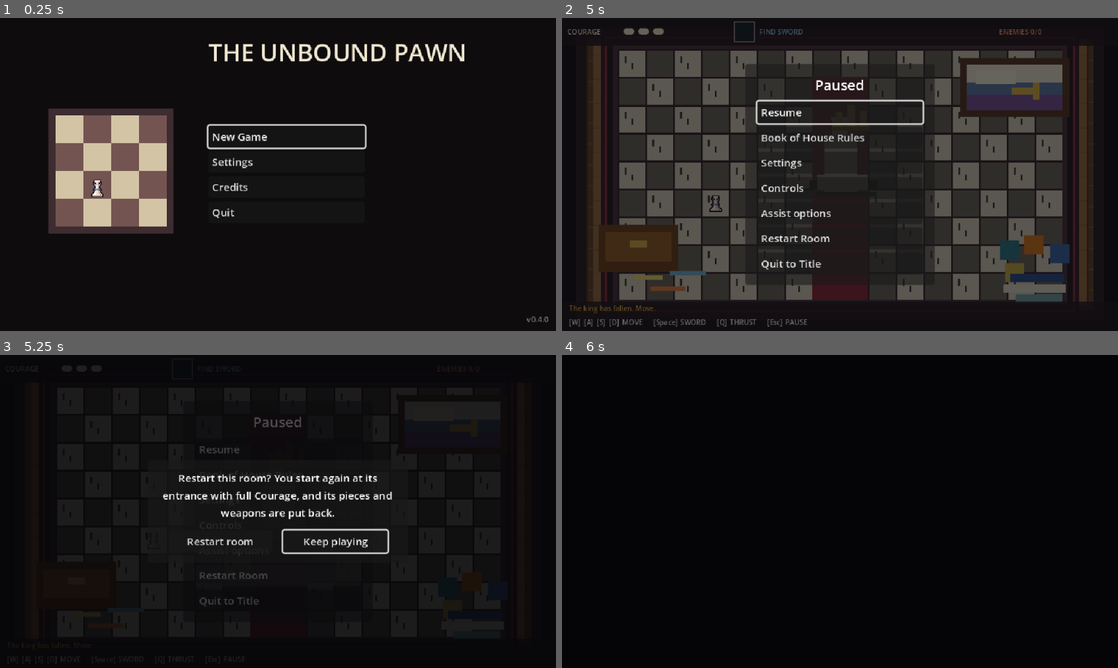
Above: before the commit, frames 1-4 (two rows, left to right).
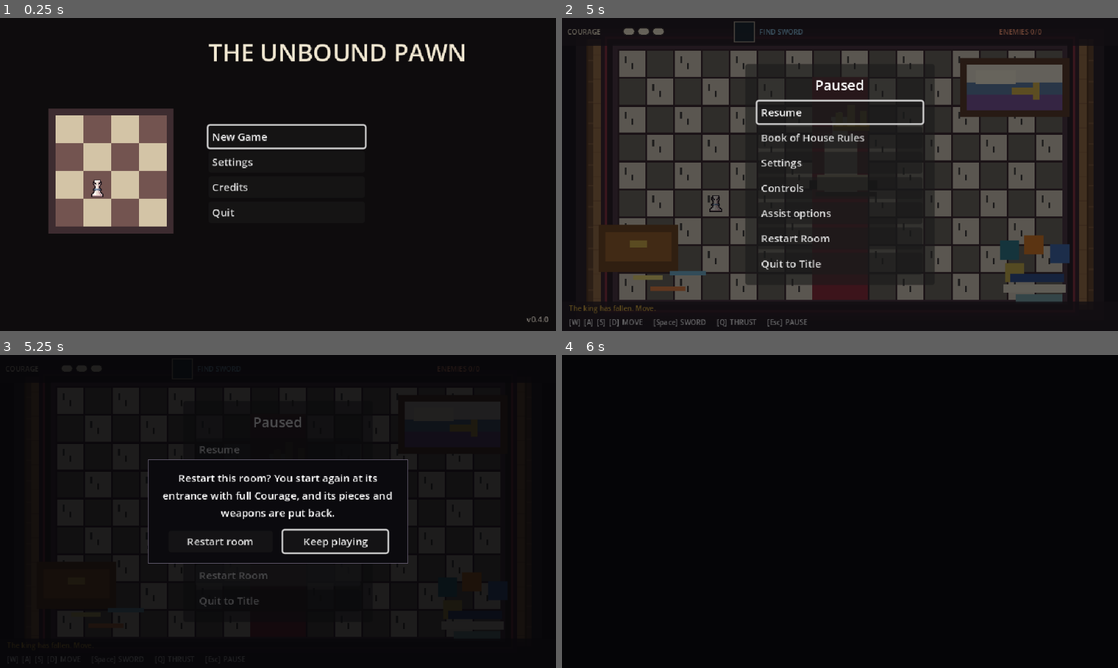
Above: after the commit, the same moments.

Repository: ThachCoder2k2/2d-hess-game-rpg
Game: Godot game, scene res://shell/app_root.tscn
Same seed, same stepped clock (60 frames per second), same inputs: the game is played once before the commit and once after it.
Inputs (mouse positions are in pixels of both pictures, inside the frame that each line leads up to):
- Up to frame 1 (0.25 s): no input
- Up to frame 2 (5 s): click "New Game" at 0.5 s; tap Enter (ui_accept) at 1.25, 1.52, 1.82, 2.75, 4.52, 4.82 s; move the mouse to (962, 158) at 1.27 s; hold D (move_right) 1.28-2 s; tap Space (attack) at 1.35 s; click (962, 158) at 1.42 s; drag from (728, 190) to (812, 237) at 2.02 s; move the mouse to (895, 105) at 2.77 s; hold D (move_right) 2.78-3.5 s; tap Ctrl (focus) at 2.85 s; drag from (812, 237) to (673, 127) at 3.52 s; move the mouse to (1006, 221) at 4.27 s; hold A (move_left) from 4.28 s (still down); tap G (guard) at 4.35 s; tap Escape (pause) at 4.9 s
- Up to frame 3 (5.25 s): release A (move_left) at 5 s; click "Restart Room" at 5 s
- Up to frame 4 (6 s): click "Restart room" at 5.75 s

Frames 1-2 are identical in both runs. In frame 3, 0.4% of the frame differs, in the area x 26-74%, y 33-67%; in frame 4, nothing differs.

Commit message:
The panels laid over another menu are opaque, and the Settings rows start at one x
With High-contrast menus off, the Settings and Controls panels and the questions were the engine's see-through panel,
so the menu under them (the title, "Book of House Rules") ghosted through their rows. They are now a theme type
variation, OverMenuPanel, with an opaque near-black box; the pause menu keeps its see-through panel over the
game, where that is what it is for. High-contrast menus replaces the OverMenuPanel box with its outlined one and
gives the owner's entry back when it is turned off.

The names of the sliders and drop-downs started 6 px left of the text of the switches (a Label sits flush left, a
CheckButton keeps the margin of its box); the names are indented by that margin, read from the theme.

Co-Authored-By: Claude Sonnet 5.5 <noreply@anthropic.com>

Diff:
--- a/content/ui/theme/theme.tres
+++ b/content/ui/theme/theme.tres
@@ -1,6 +1,14 @@
-[gd_resource type="Theme" script_class="UiTheme" load_steps=2 format=3 uid="uid://cjtmiconkaup4"]
+[gd_resource type="Theme" script_class="UiTheme" load_steps=3 format=3 uid="uid://cjtmiconkaup4"]
 
 [ext_resource type="Script" uid="uid://bduf32ithiuhj" path="res://schema/ui/ui_theme.gd" id="1"]
+
+[sub_resource type="StyleBoxFlat" id="StyleBoxFlat_over_menu"]
+bg_color = Color(0.043, 0.039, 0.055, 1)
+border_width_left = 1
+border_width_top = 1
+border_width_right = 1
+border_width_bottom = 1
+border_color = Color(0.45, 0.42, 0.5, 1)
 
 [resource]
 script = ExtResource("1")
@@ -8,3 +16,5 @@
 small_font_path = "res://assets/fonts/ui_small_pixel.ttf"
 title_font_path = "res://assets/fonts/ui_title_pixel.ttf"
 child_hand_font_path = "res://assets/fonts/child_hand.ttf"
+OverMenuPanel/base_type = &"PanelContainer"
+OverMenuPanel/styles/panel = SubResource("StyleBoxFlat_over_menu")
--- a/presentation/ui/controls/controls_panel.tscn
+++ b/presentation/ui/controls/controls_panel.tscn
@@ -34,6 +34,7 @@
 mouse_filter = 2
 
 [node name="Panel" type="PanelContainer" parent="Center"]
+theme_type_variation = &"OverMenuPanel"
 layout_mode = 2
 
 [node name="Margin" type="MarginContainer" parent="Center/Panel"]
--- a/presentation/ui/menu/confirm_panel.tscn
+++ b/presentation/ui/menu/confirm_panel.tscn
@@ -33,6 +33,7 @@
 mouse_filter = 2
 
 [node name="Panel" type="PanelContainer" parent="Center"]
+theme_type_variation = &"OverMenuPanel"
 custom_minimum_size = Vector2(300, 0)
 layout_mode = 2
 
--- a/presentation/ui/theme/ui_contrast.gd
+++ b/presentation/ui/theme/ui_contrast.gd
@@ -23,6 +23,7 @@
 ## theme type -> the stylebox names this class sets while it is on.
 const BOX_NAMES_BY_TYPE := {
 	&"PanelContainer": [&"panel"],
+	&"OverMenuPanel": [&"panel"],
 	&"Panel": [&"panel"],
 	&"PopupMenu": [&"panel", &"hover"],
 	&"TabContainer": [&"panel", &"tab_selected", &"tab_unselected", &"tab_hovered", &"tab_focus"],
--- a/shell/settings/settings_screen.gd
+++ b/shell/settings/settings_screen.gd
@@ -161,7 +161,7 @@
 		tabs.add_child(page)
 		tabs.set_tab_title(tabs.get_tab_count() - 1, TextService.t(GROUP_TAB_KEYS[group]))
 		if group == SettingDefinition.Group.ASSISTS:
-			page.add_child(_note_label(ASSIST_NOTE_KEY))
+			page.add_child(_indented(_note_label(ASSIST_NOTE_KEY)))
 		for definition in GameSettings.definitions_of_group(group):
 			page.add_child(_row_of(definition))
 	tabs.current_tab = clampi(page_on_show, 0, tabs.get_tab_count() - 1)
@@ -267,7 +267,7 @@
 			_control_by_key[definition.key] = check
 			_add_coming_later_note(row, definition)
 		SettingDefinition.Kind.SLIDER:
-			row.add_child(_name_label(definition))
+			row.add_child(_indented(_name_label(definition)))
 			var slider := HSlider.new()
 			slider.min_value = definition.minimum
 			slider.max_value = definition.maximum
@@ -284,7 +284,7 @@
 			_control_by_key[definition.key] = slider
 			_percent_label_by_key[definition.key] = percent_label
 		SettingDefinition.Kind.CHOICE:
-			row.add_child(_name_label(definition))
+			row.add_child(_indented(_name_label(definition)))
 			var options := _option_button()
 			for option in definition.choices:
 				options.add_item(TextService.t(String(option["label_key"])))
@@ -293,7 +293,7 @@
 			_control_by_key[definition.key] = options
 			_add_coming_later_note(row, definition)
 		SettingDefinition.Kind.LANGUAGE:
-			row.add_child(_name_label(definition))
+			row.add_child(_indented(_name_label(definition)))
 			var languages := _option_button()
 			for code in TextService.languages():
 				languages.add_item(TextService.language_name(code))
@@ -312,6 +312,15 @@
 	note.text = TextService.t(COMING_LATER_KEY)
 	note.add_theme_font_size_override(&"font_size", ROW_FONT_SIZE)
 	row.add_child(note)
+
+
+## `label` with the space the engine leaves at the left of a switch's text, so the names of the sliders and drop-downs and the
+## text of the switches start at the same x (a Label sits flush left, a CheckButton keeps the margin of its box).
+func _indented(label: Label) -> Control:
+	var cell := MarginContainer.new()
+	cell.add_theme_constant_override(&"margin_left", int(get_theme_stylebox(&"normal", &"CheckButton").get_margin(SIDE_LEFT)))
+	cell.add_child(label)
+	return cell
 
 
 func _name_label(definition: SettingDefinition) -> Label:
--- a/shell/settings/settings_screen.tscn
+++ b/shell/settings/settings_screen.tscn
@@ -36,6 +36,7 @@
 mouse_filter = 2
 
 [node name="Panel" type="PanelContainer" parent="Center"]
+theme_type_variation = &"OverMenuPanel"
 layout_mode = 2
 
 [node name="Margin" type="MarginContainer" parent="Center/Panel"]
--- a/tests/settings/test_pause_assist_options.gd
+++ b/tests/settings/test_pause_assist_options.gd
@@ -52,7 +52,7 @@
 	_expect(keys_on_the_page == ASSIST_KEYS and GameSettings.definitions_of_group(SettingDefinition.Group.ASSISTS).size() == 4, "the page holds the four assists and nothing else")
 	_expect((screen.control_of(GameSettings.ASSIST_TELEGRAPH_TIME) as OptionButton).selected == 0 and not (screen.control_of(GameSettings.ASSIST_INPUT_FORGIVENESS) as CheckButton).button_pressed, "all at the standard game: nothing was switched on for the player")
 	var page := screen.tabs.get_child(SettingDefinition.Group.ASSISTS)
-	var note := page.get_child(0) as Label
+	var note := page.find_children("*", "Label", true, false)[0] as Label
 	_expect(note != null and note.text.begins_with("Assists are never switched on for you"), "with the note that the choice is theirs (%s)" % [note.text if note != null else "none"])
 
 	var courage := screen.control_of(GameSettings.ASSIST_EXTRA_COURAGE) as OptionButton
--- a/tests/settings/test_setting_ui_high_contrast.gd
+++ b/tests/settings/test_setting_ui_high_contrast.gd
@@ -2,7 +2,9 @@
 
 ## High-contrast menus give menus and dialogue an opaque background (docs/game-base-plan.md 9.2, 10). On the real AppRoot and
 ## the project theme every Control in the game inherits:
-##   - off, a menu panel is the engine's own look, which is see-through (the game ships it that way);
+##   - off, a menu panel is the engine's own look, which is see-through (the game ships it that way), except the panels laid
+##     OVER another menu (Settings, Controls, the questions), which are opaque in the theme's OverMenuPanel so the menu under
+##     them does not show through their rows;
 ##   - on, the panels, tabs and buttons get an OPAQUE box with an ivory outline, the focus ring is thick and yellow, the
 ##     text is white: asked of a real panel of the pause menu, not of the theme's table;
 ##   - off again, every entry is back exactly as it was (the owner's own theme entries included: a stylebox the theme had
@@ -31,6 +33,14 @@
 	var ordinary_panel_box := panel.get_theme_stylebox(&"panel") as StyleBoxFlat
 	_expect(ordinary_panel_box == null or ordinary_panel_box.bg_color.a < 1.0, "off: a menu panel is see-through (alpha %s)" % [ordinary_panel_box.bg_color.a if ordinary_panel_box != null else "n/a"])
 	var ordinary_text_color := button.get_theme_color(&"font_color")
+	var overlay_panels: Dictionary[String, PanelContainer] = {
+		"Settings screen": app.settings_screen.get_node("Center/Panel"),
+		"Controls panel": app.controls_panel.get_node("Center/Panel"),
+		"question": app.pause_menu.confirm_panel.get_node("Center/Panel"),
+	}
+	for panel_name in overlay_panels:
+		var overlay_box := overlay_panels[panel_name].get_theme_stylebox(&"panel") as StyleBoxFlat
+		_expect(overlay_box != null and is_equal_approx(overlay_box.bg_color.a, 1.0) and overlay_box.border_color != UiContrast.BORDER_COLOR, "off: the %s is laid over another menu and is opaque, in its own look" % panel_name)
 
 	app.settings.set_value(GameSettings.UI_HIGH_CONTRAST, true)
 	_expect(UiContrast.is_on(theme), "the setting reaches the theme")
@@ -42,6 +52,9 @@
 	var focus_box := button.get_theme_stylebox(&"focus") as StyleBoxFlat
 	_expect(focus_box != null and focus_box.border_width_left == UiContrast.FOCUS_BORDER_WIDTH and focus_box.border_color == UiContrast.FOCUS_COLOR, "the focus ring is thick and yellow")
 	_expect(button.get_theme_color(&"font_color") == UiContrast.TEXT_COLOR and app.pause_menu.get_node("Center/Panel/Margin/Rows/TitleLabel").get_theme_color(&"font_color") == UiContrast.TEXT_COLOR, "the text is white")
+	for panel_name in overlay_panels:
+		var overlay_box := overlay_panels[panel_name].get_theme_stylebox(&"panel") as StyleBoxFlat
+		_expect(overlay_box != null and is_equal_approx(overlay_box.bg_color.a, 1.0) and overlay_box.border_color == UiContrast.BORDER_COLOR, "on: the %s takes the high-contrast outline" % panel_name)
 	var tab_box := app.controls_panel.tabs.get_theme_stylebox(&"panel") as StyleBoxFlat
 	_expect(tab_box != null and is_equal_approx(tab_box.bg_color.a, 1.0), "the Controls panel's pages are opaque")
 
@@ -51,6 +64,9 @@
 	_expect(not UiContrast.is_on(theme), "off again: the theme is in its ordinary look")
 	var back_box := panel.get_theme_stylebox(&"panel") as StyleBoxFlat
 	_expect(back_box == null or back_box.bg_color.a < 1.0, "the panel is see-through again")
+	for panel_name in overlay_panels:
+		var overlay_box := overlay_panels[panel_name].get_theme_stylebox(&"panel") as StyleBoxFlat
+		_expect(overlay_box != null and overlay_box.border_color != UiContrast.BORDER_COLOR and theme.has_stylebox(&"panel", &"OverMenuPanel"), "off again: the %s has its own opaque look back" % panel_name)
 	_expect(button.get_theme_color(&"font_color") == ordinary_text_color, "and the text colour is as it was")
 	_expect(not theme.has_stylebox(&"panel", &"PanelContainer") and not theme.has_color(&"font_color", &"Label"), "and the theme holds none of the entries it set")
 
